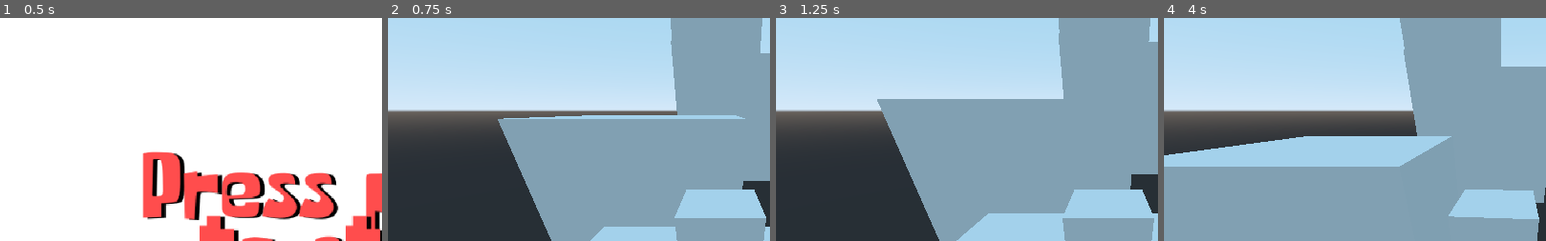
Above: before the commit, frames 1-4 (left to right).
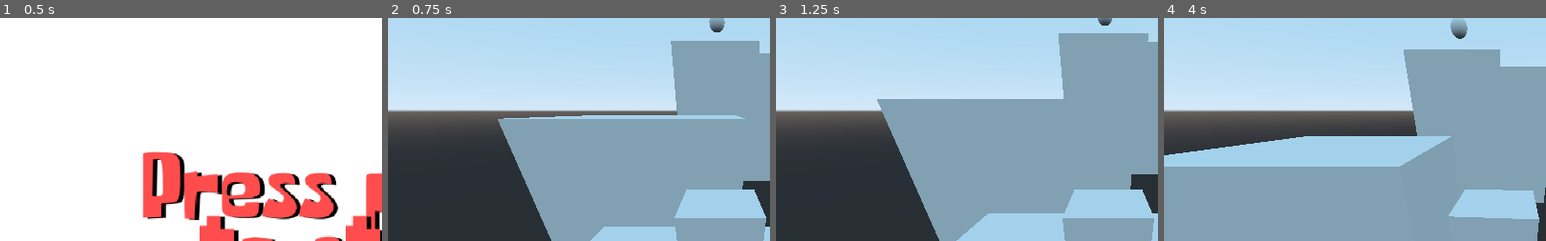
Above: after the commit, the same moments.

Repository: dwlcj/Project2
Game: Godot game, scene res://StartScreen.tscn
The game is run twice, just before and just after one commit, with the same random seed, the same clock (stepped at 60 frames per second) and the same inputs.
Inputs:
- Up to frame 1 (0.5 s): no input
- Up to frame 2 (0.75 s): click "PLAY" at 0.5 s
- Up to frame 3 (1.25 s): no input
- Up to frame 4 (4 s): tap Enter at 1.25 s; hold Right (ui_right) 1.28-2.03 s; hold Down (ui_down) 2.03-2.78 s; hold Right (ui_right) 2.78-3.53 s; tap Space at 3.5 s; hold Up (ui_up) from 3.53 s (still down)
The pictures show only the part of the screen within x 6-56%, y 0-50%; the shares and areas given below are measured in that part.

Frame 1 is identical in both runs. In frame 2, 2.4% of the frame differs, in the area x 74-98%, y 0-16%; in frame 3, 1.6%; in frame 4, 3.5%, in the area x 61-89%, y 0-22%.

Commit message:
fixed goal (was floor)

Diff:
--- a/Main.tscn
+++ b/Main.tscn
@@ -1,25 +1,25 @@
 [gd_scene load_steps=4 format=2]
 
-[ext_resource path="res://Goal.tscn" type="PackedScene" id=1]
+[ext_resource path="res://Floor.tscn" type="PackedScene" id=1]
 [ext_resource path="res://NewPlayer.tscn" type="PackedScene" id=2]
-[ext_resource path="res://Floor.tscn" type="PackedScene" id=3]
+[ext_resource path="res://Goal.tscn" type="PackedScene" id=3]
 
 [node name="Main" type="Spatial"]
 transform = Transform( 1, 0, 0, 0, 1, 0, 0, 0, 1, -0.0127995, 0, 0.00190115 )
 
-[node name="StaticBody" parent="." instance=ExtResource( 3 )]
+[node name="StaticBody" parent="." instance=ExtResource( 1 )]
 
-[node name="StaticBody2" parent="." instance=ExtResource( 3 )]
+[node name="StaticBody2" parent="." instance=ExtResource( 1 )]
 transform = Transform( 1, 0, 0, 0, 1, 0, 0, 0, 1, 3.52529, 4.41298, 10.8599 )
 
-[node name="StaticBody3" parent="." instance=ExtResource( 3 )]
+[node name="StaticBody3" parent="." instance=ExtResource( 1 )]
 transform = Transform( 1, 0, 0, 0, 1, 0, 0, 0, 1, -3.89117, 8.58611, 23.1994 )
 
-[node name="StaticBody4" parent="." instance=ExtResource( 3 )]
+[node name="StaticBody4" parent="." instance=ExtResource( 1 )]
 transform = Transform( 1, 0, 0, 0, 1, 0, 0, 0, 1, 0.117231, 11.4427, 33.6185 )
 
 [node name="Spatial" parent="." instance=ExtResource( 2 )]
 transform = Transform( 1, 0, 0, 0, 1, 0, 0, 0, 1, -0.433937, 6.82053, 1.07841 )
 
-[node name="Goal" parent="." instance=ExtResource( 3 )]
-transform = Transform( 1, 0, 0, 0, 1, 0, 0, 0, 1, 0, 18.6104, 33.7427 )
+[node name="Goal2" parent="." instance=ExtResource( 3 )]
+transform = Transform( 1, 0, 0, 0, 1, 0, 0, 0, 1, 0, 19.6298, 35.0829 )
